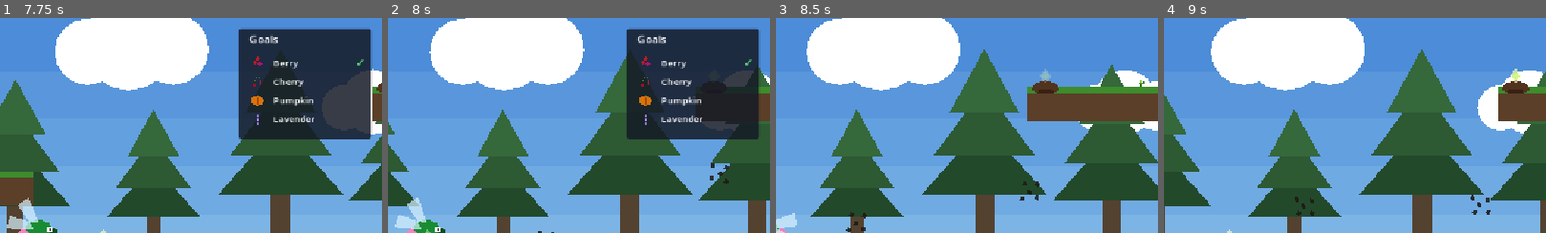
Above: before the commit, frames 1-4 (left to right).
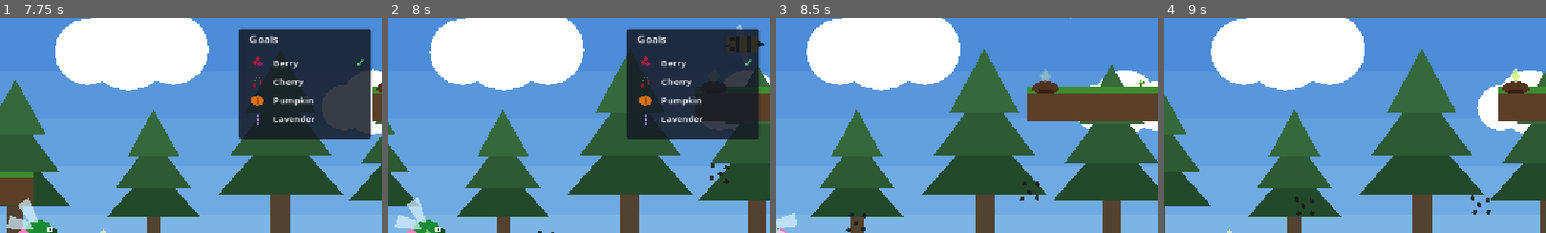
Above: after the commit, the same moments.

Repository: AntonioDrusin/ape
Game: Godot game, scene res://scenes/main.tscn
The game is run twice, just before and just after one commit, with the same random seed, the same clock (stepped at 60 frames per second) and the same inputs.
Inputs:
- Up to frame 1 (7.75 s): tap Space (use_proboscis) at 0.5, 2.85, 5.85 s; hold D (move_right) 0.53-2.03 s; tap Q (shed_pollen) at 0.6, 3.6, 6.6 s; tap Enter (ui_accept) at 0.77, 1.07, 1.52, 1.82, 3.02, 3.32, 3.77, 4.07, 4.52, 4.82, 6.02, 6.32, 6.77, 7.07, 7.52 s; tap 1 (toggle_combo_chart) at 1.35, 4.35, 7.35 s; hold 2 (toggle_goal_panel) 2.03-2.78 s; hold A (move_left) 2.03-4.28 s; hold D (move_right) from 4.28 s (still down); hold 2 (toggle_goal_panel) 5.03-5.78 s
- Up to frame 2 (8 s): keep holding D (move_right); tap Enter (ui_accept) at 7.82 s
- Up to frame 3 (8.5 s): release D (move_right) at 8.03 s; hold A (move_left) from 8.03 s (still down); hold 2 (toggle_goal_panel) from 8.03 s (still down)
- Up to frame 4 (9 s): keep holding A (move_left); release 2 (toggle_goal_panel) at 8.78 s; tap Space (use_proboscis) at 8.85 s
The pictures show only the part of the screen within x 50-100%, y 0-50%; the shares and areas given below are measured in that part.

Frame 1 is identical in both runs. In frame 2, 0.7% of the frame differs, in the area x 88-99%, y 3-16%; in frame 3, less than 0.1%; in frame 4, nothing differs.

Commit message:
Added bee guard

Diff:
--- /dev/null
+++ b/ape/godot/scenes/flower_guard.tscn
@@ -0,0 +1,58 @@
+[gd_scene load_steps=4 format=3]
+
+[ext_resource type="Script" path="res://scripts/flower_guard.gd" id="1"]
+[ext_resource type="Script" path="res://scripts/wings.gd" id="2"]
+
+[sub_resource type="CircleShape2D" id="CircleShape2D_1"]
+radius = 24.0
+
+[node name="FlowerGuard" type="Area2D" groups=["flower_guard"]]
+monitorable = false
+monitoring = true
+script = ExtResource("1")
+
+[node name="CollisionShape2D" type="CollisionShape2D" parent="."]
+shape = SubResource("CircleShape2D_1")
+
+[node name="Visual" type="Node2D" parent="."]
+
+[node name="Body" type="Polygon2D" parent="Visual"]
+color = Color(0.85, 0.65, 0.05, 0.95)
+polygon = PackedVector2Array(-14, -8, 14, -8, 14, 8, -14, 8)
+
+[node name="StripeA" type="Polygon2D" parent="Visual"]
+color = Color(0.1, 0.08, 0.05, 0.9)
+polygon = PackedVector2Array(2, -8, 6, -8, 6, 8, 2, 8)
+
+[node name="StripeB" type="Polygon2D" parent="Visual"]
+color = Color(0.1, 0.08, 0.05, 0.9)
+polygon = PackedVector2Array(-8, -8, -4, -8, -4, 8, -8, 8)
+
+[node name="Stinger" type="Polygon2D" parent="Visual"]
+color = Color(0.1, 0.08, 0.05, 0.9)
+polygon = PackedVector2Array(-14, -3, -22, 0, -14, 3)
+
+[node name="EyeTop" type="Polygon2D" parent="Visual"]
+color = Color(0.05, 0.05, 0.05, 0.95)
+polygon = PackedVector2Array(8, -6, 11, -6, 11, -3, 8, -3)
+
+[node name="EyeBottom" type="Polygon2D" parent="Visual"]
+color = Color(0.05, 0.05, 0.05, 0.95)
+polygon = PackedVector2Array(8, 3, 11, 3, 11, 6, 8, 6)
+
+[node name="Smile" type="Polygon2D" parent="Visual"]
+color = Color(0.05, 0.05, 0.05, 0.95)
+polygon = PackedVector2Array(12, 0, 15, 2, 15, 3, 12, 1.5)
+
+[node name="Wings" type="Node2D" parent="Visual"]
+script = ExtResource("2")
+flap_speed = 18.0
+flap_amount = 0.5
+
+[node name="WingLeft" type="Polygon2D" parent="Visual/Wings"]
+color = Color(0.9, 0.95, 1, 0.5)
+polygon = PackedVector2Array(-4, -8, 4, -8, 2, -18, -2, -18)
+
+[node name="WingRight" type="Polygon2D" parent="Visual/Wings"]
+color = Color(0.9, 0.95, 1, 0.5)
+polygon = PackedVector2Array(-4, 8, 4, 8, 2, 18, -2, 18)
--- a/ape/godot/scenes/main.tscn
+++ b/ape/godot/scenes/main.tscn
@@ -12,6 +12,7 @@
 [ext_resource type="PackedScene" path="res://scenes/intro_screen.tscn" id="10"]
 [ext_resource type="PackedScene" path="res://scenes/plot.tscn" id="11"]
 [ext_resource type="PackedScene" path="res://scenes/background.tscn" id="12"]
+[ext_resource type="PackedScene" path="res://scenes/flower_guard.tscn" id="13"]
 
 [node name="Main" type="Node2D" unique_id=161603854 groups=["main"]]
 script = ExtResource("9")
@@ -140,6 +141,10 @@
 growth = 35.0
 bloom_type = 4
 
+[node name="FlowerGuard1" parent="." instance=ExtResource("13")]
+position = Vector2(1010, 174)
+guarded_flower = NodePath("../Seedling10")
+
 [node name="BoundsTop" parent="." unique_id=1411292306 instance=ExtResource("4")]
 position = Vector2(400, -320)
 scale = Vector2(13, 1)
--- /dev/null
+++ b/ape/godot/scripts/flower_guard.gd
@@ -0,0 +1,40 @@
+extends Area2D
+
+## A patrolling hazard that will eventually guard a specific flower against
+## point-blank camping (see REQUIREMENTS.md). Step 1 only: deterministic
+## circular patrol around guarded_flower, with no aggro/notice/touch
+## behavior yet. Unlike enemy.gd's random leash-wander, the orbit is a fixed
+## circle so the guard always reads as tied to the flower it protects
+## rather than roaming free. The visual stays level (no spin) so the guard
+## always reads as horizontal, unlike the gnat cloud's constant spin.
+
+@export var guarded_flower: Node2D
+@export var orbit_radius: float = 70.0
+@export var orbit_speed: float = 1.2
+
+const FACING_TURN_SPEED := 12.0
+
+@onready var visual: Node2D = $Visual
+
+var _center: Vector2
+var _angle: float = 0.0
+var _facing_x: float = 1.0
+
+
+func _ready() -> void:
+	_center = guarded_flower.position if guarded_flower else position
+	_angle = (position - _center).angle() if position != _center else 0.0
+
+
+func _process(delta: float) -> void:
+	_angle += orbit_speed * delta
+	position = _center + Vector2(cos(_angle), sin(_angle)) * orbit_radius
+
+	# Tangential velocity along the circle; its x sign is which way the guard
+	# is currently traveling. Mirrors player.gd's facing_x/scale.x flip: only
+	# Visual flips (so collision never mirrors), and the flip itself smoothly
+	# interpolates rather than snapping, matching the "nothing snaps" rule.
+	var velocity_x := -sin(_angle) * orbit_radius * orbit_speed
+	if absf(velocity_x) > 0.1:
+		_facing_x = signf(velocity_x)
+	visual.scale.x = move_toward(visual.scale.x, _facing_x, FACING_TURN_SPEED * delta)
Not shown, added: ape/godot/scripts/flower_guard.gd.uid
Not shown, changed: ape/godot/ARCHITECTURE.md
Not shown, changed: ape/godot/REQUIREMENTS.md
